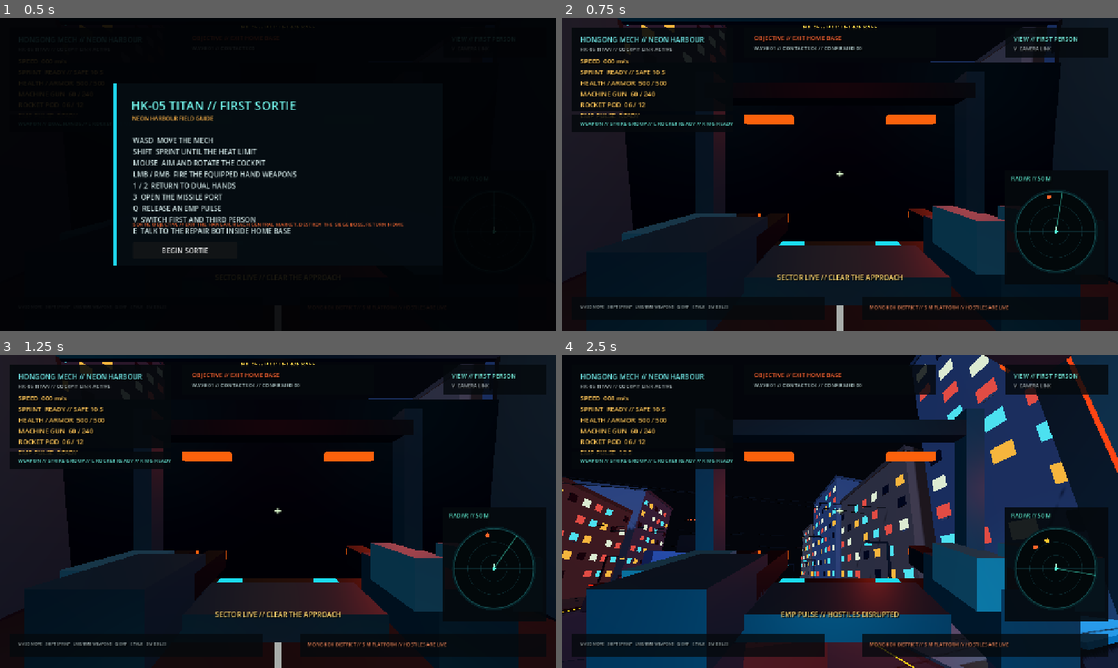
Above: before the commit, frames 1-4 (two rows, left to right).
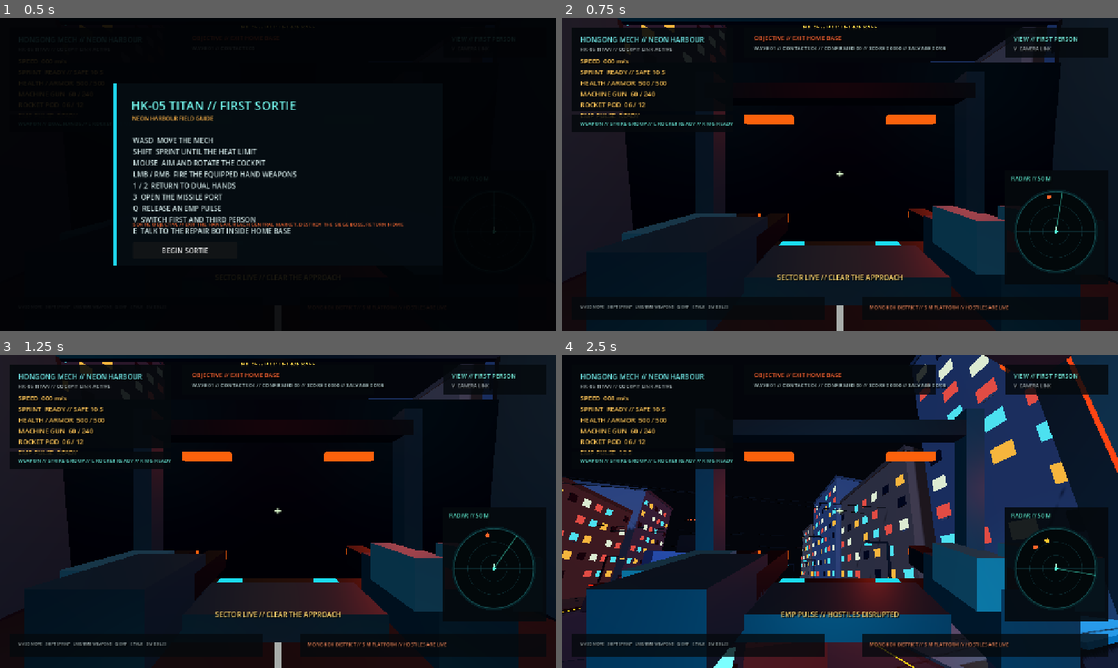
Above: after the commit, the same moments.

Repository: ChunFungYip/Mech
Game: Godot game, scene res://scenes/Main.tscn
The game is run twice, just before and just after one commit, with the same random seed, the same clock (stepped at 60 frames per second) and the same inputs.
Inputs (mouse positions are in pixels of both pictures, inside the frame that each line leads up to):
- Up to frame 1 (0.5 s): no input
- Up to frame 2 (0.75 s): click "BEGIN SORTIE" at 0.5 s
- Up to frame 3 (1.25 s): no input
- Up to frame 4 (2.5 s): tap Enter at 1.25 s; move the mouse to (867, 511) at 1.27 s; hold Shift (boost) 1.28-2.03 s; hold W (move_forward) from 1.28 s (still down); move the mouse to (812, 511) at 2.02 s; tap Q (emp_pulse) at 2.1 s

Frame 1 is identical in both runs. In frame 2, 0.1% of the frame differs, in the area x 54-69%, y 9-11%; in frame 3, 0.1%; in frame 4, 0.3%, in the area x 27-70%, y 9-100%.

Commit message:
Complete roadmap gameplay integration
Co-authored-by: ChunFungYip <135631494+ChunFungYip@users.noreply.github.com>

Diff:
--- a/scripts/EnemyMech.gd
+++ b/scripts/EnemyMech.gd
@@ -557,7 +557,10 @@
         var current := collider
         while current != null:
             if current == target:
-                target.call("take_damage", attack_damage, hit_position)
+                var coordinated_damage := attack_damage
+                if game != null and game.has_method("get_enemy_coordination_bonus"):
+                    coordinated_damage *= 1.0 + float(game.call("get_enemy_coordination_bonus", self))
+                target.call("take_damage", coordinated_damage, hit_position)
                 break
             current = current.get_parent()
     if game != null and game.has_method("spawn_tracer"):
--- a/scripts/GameHUD.gd
+++ b/scripts/GameHUD.gd
@@ -200,7 +200,7 @@
 	var contacts := int(game.call("get_enemy_count"))
 	var kills := int(game.get("kills"))
 	_objective_label.text = str(game.call("get_mission_objective"))
-	_wave_label.text = "WAVE %02d // CONTACTS %02d // CONFIRMED %02d" % [wave, contacts, kills]
+	_wave_label.text = "WAVE %02d // CONTACTS %02d // CONFIRMED %02d // SCORE %05d // SALVAGE %s" % [wave, contacts, kills, int(game.call("get_mission_score")), str(game.call("get_salvage_status"))]
 	_view_label.text = "VIEW // " + ("FIRST PERSON" if player.get("first_person") == true else "THIRD PERSON")
 	if _message_timer > 0.0:
 		_message_timer = maxf(_message_timer - delta, 0.0)
--- a/scripts/Main.gd
+++ b/scripts/Main.gd
@@ -56,12 +56,23 @@
 var _wave_clear_announced: bool = false
 var _kill_streak: int = 0
 var _kill_streak_timer: float = 0.0
+var mission_variant: int = 0
+var mission_progress: float = 0.0
+var mission_score: int = 0
+var challenge_mode: bool = false
+var new_game_plus: int = 0
+var cosmetic_theme: StringName = &"neon"
+var _salvage_collected: int = 0
+var _salvage_nodes: Array[Node3D] = []
 
 const KILL_STREAK_WINDOW_SECONDS: float = 6.0
 const KILL_STREAK_BONUS_PER_KILL: int = 25
 const KILL_STREAK_DISPLAY_THRESHOLD: int = 2
 const CITY_CONTRACT_ENCOUNTERS_REQUIRED: int = 3
 const CITY_CONTRACT_REWARD: int = 300
+const MISSION_VARIANT_NAMES: Array[String] = ["CONVOY DEFENSE", "AREA HOLD", "EXTRACTION", "TERMINAL HACK"]
+const MISSION_VARIANT_REWARDS: Array[int] = [450, 500, 550, 600]
+const SALVAGE_REWARD: int = 125
 
 const RANDOM_CITY_SPAWN_POINT_COUNT: int = 8
 const RANDOM_CITY_SPAWN_TRIGGER_DISTANCE: float = 20.0
@@ -74,6 +85,9 @@
 const RANDOM_CITY_SPAWN_Z_MAX: float = 16.0
 
 func _ready() -> void:
+	mission_variant = maxi(int(UpgradeManager.campaign_mission) - 1, 0) % MISSION_VARIANT_NAMES.size()
+	challenge_mode = UpgradeManager.campaign_completed > 0
+	new_game_plus = maxi(UpgradeManager.campaign_completed - 1, 0)
 	_build_environment()
 	SettingsManager.difficulty_changed.connect(_on_difficulty_changed)
 	district = HongKongDistrictScript.new()
@@ -90,6 +104,7 @@
 	_spawn_mission_overlay()
 	_spawn_tutorial_overlay()
 	_spawn_repair_bot()
+	_spawn_world_content()
 	_spawn_wave()
 
 func _build_environment() -> void:
@@ -178,6 +193,7 @@
 	_update_boss_area()
 	_update_home_base_door()
 	_check_random_city_spawn_points()
+	_update_optional_objectives(delta)
 	if not _boss_defeated and not _mission_complete and get_enemy_count() == 0:
 		if not _wave_clear_announced:
 			_wave_clear_announced = true
@@ -230,12 +246,15 @@
 			hud.call("_on_announcement", "SORTIE LIVE // REACH CENTRAL MARKET")
 	if _boss_defeated and not _mission_complete and _horizontal_distance_from_hangar(player.global_position) < 22.0:
 		_mission_complete = true
+		var authored_reward := MISSION_VARIANT_REWARDS[mission_variant % MISSION_VARIANT_REWARDS.size()]
+		UpgradeManager.add_credits(authored_reward)
+		mission_score += authored_reward
 		AudioManager.play_sound(&"mission_complete", player.global_position, 1.0)
 		if UpgradeManager.has_method("record_mission_complete"):
 			UpgradeManager.call("record_mission_complete", 1)
 		save_game()
 		if hud != null and hud.has_method("_on_announcement"):
-			hud.call("_on_announcement", "MISSION COMPLETE // RETURNED TO HOME BASE")
+			hud.call("_on_announcement", "MISSION COMPLETE // %s // +%d CREDITS // SCORE %05d" % [MISSION_VARIANT_NAMES[mission_variant], authored_reward, mission_score])
 		if mission_overlay != null and mission_overlay.has_method("show_complete"):
 			mission_overlay.call("show_complete")
 
@@ -293,6 +312,37 @@
 		if hud != null and hud.has_method("_on_announcement"):
 			hud.call_deferred("_on_announcement", "CITY CONTRACT COMPLETE // +%d CREDITS" % CITY_CONTRACT_REWARD)
 
+func _spawn_world_content() -> void:
+	for index in 5:
+		var salvage := MeshInstance3D.new()
+		var mesh := BoxMesh.new()
+		mesh.size = Vector3(0.8, 0.8, 0.8)
+		salvage.mesh = mesh
+		salvage.position = Vector3(-11.0 + float(index) * 5.5, 0.45, 24.0 - float(index % 2) * 9.0)
+		var material := StandardMaterial3D.new()
+		material.albedo_color = Color(0.12, 0.86, 0.90)
+		material.emission_enabled = true
+		material.emission = material.albedo_color
+		material.emission_energy_multiplier = 3.0
+		salvage.material_override = material
+		add_child(salvage)
+		_salvage_nodes.append(salvage)
+
+func _update_optional_objectives(delta: float) -> void:
+	if not _mission_deployed or _mission_complete or _boss_defeated:
+		return
+	for salvage in _salvage_nodes:
+		if salvage == null or not is_instance_valid(salvage) or salvage.visible == false:
+			continue
+		if player.global_position.distance_to(salvage.global_position) < 2.4:
+			salvage.visible = false
+			_salvage_collected += 1
+			mission_score += 250
+			UpgradeManager.add_credits(SALVAGE_REWARD)
+			if hud != null and hud.has_method("_on_announcement"):
+				hud.call("_on_announcement", "SALVAGE RECOVERED // +%d CREDITS" % SALVAGE_REWARD)
+	mission_progress = clampf(mission_progress + delta * 0.002, 0.0, 1.0)
+
 func _spawn_enemy(spawn_position: Vector3, encounter_name: String, enemy_type: int = ENEMY_TYPE_HEAVY) -> Node3D:
 	_enemy_spawn_serial += 1
 	var enemy: Node3D = EnemyMechScript.new()
@@ -338,6 +388,15 @@
 			away_from_hangar = Vector3(0.0, 0.0, -1.0)
 		target_position = HANGAR_SAFE_CENTER + away_from_hangar.normalized() * HANGAR_NO_ENEMY_RADIUS
 	return target_position
+
+func get_enemy_coordination_bonus(enemy: Node3D) -> float:
+	var nearby := 0
+	for hostile in get_tree().get_nodes_in_group("enemy_mechs"):
+		if hostile == enemy or hostile.get("is_boss") == true:
+			continue
+		if hostile.global_position.distance_to(enemy.global_position) < 14.0:
+			nearby += 1
+	return minf(float(nearby) * 0.08, 0.24)
 
 func _keep_enemies_out_of_hangar() -> void:
 	for enemy in get_tree().get_nodes_in_group("enemy_mechs"):
@@ -465,6 +524,13 @@
 		"kills": kills,
 		"city_spawn_triggered": triggered_points,
 		"random_encounters_triggered": _random_encounters_triggered,
+		"mission_variant": mission_variant,
+		"mission_progress": mission_progress,
+		"mission_score": mission_score,
+		"salvage_collected": _salvage_collected,
+		"challenge_mode": challenge_mode,
+		"new_game_plus": new_game_plus,
+		"cosmetic_theme": String(cosmetic_theme),
 		"next_wave_timer": _next_wave_timer,
 		"wave_clear_announced": _wave_clear_announced,
 		"enemies": enemy_states,
@@ -494,6 +560,13 @@
 	wave = maxi(int(state.get("wave", 1)), 1)
 	kills = maxi(int(state.get("kills", 0)), 0)
 	_random_encounters_triggered = maxi(int(state.get("random_encounters_triggered", 0)), 0)
+	mission_variant = clampi(int(state.get("mission_variant", mission_variant)), 0, MISSION_VARIANT_NAMES.size() - 1)
+	mission_progress = clampf(float(state.get("mission_progress", 0.0)), 0.0, 1.0)
+	mission_score = maxi(int(state.get("mission_score", 0)), 0)
+	_salvage_collected = maxi(int(state.get("salvage_collected", 0)), 0)
+	challenge_mode = state.get("challenge_mode", challenge_mode) == true
+	new_game_plus = maxi(int(state.get("new_game_plus", new_game_plus)), 0)
+	cosmetic_theme = StringName(str(state.get("cosmetic_theme", String(cosmetic_theme))))
 	_next_wave_timer = maxf(float(state.get("next_wave_timer", 0.0)), 0.0)
 	_wave_clear_announced = state.get("wave_clear_announced", false) == true
 	_city_spawn_triggered.clear()
@@ -557,6 +630,12 @@
 	wave = 1
 	kills = 0
 	_city_spawn_triggered.fill(false)
+	mission_progress = 0.0
+	mission_score = 0
+	_salvage_collected = 0
+	for salvage in _salvage_nodes:
+		if salvage != null and is_instance_valid(salvage):
+			salvage.visible = true
 	_random_encounters_triggered = 0
 	_city_contract_complete = false
 	_clear_combat_units()
@@ -619,11 +698,35 @@
 		var contract_text := " // CONTRACT %02d/%02d" % [_random_encounters_triggered, CITY_CONTRACT_ENCOUNTERS_REQUIRED]
 		if _city_contract_complete:
 			contract_text = " // CONTRACT COMPLETE"
-		return "OBJECTIVE // REACH CENTRAL MARKET%s" % contract_text
+		var variant := MISSION_VARIANT_NAMES[mission_variant % MISSION_VARIANT_NAMES.size()]
+		return "OBJECTIVE // %s // REACH CENTRAL MARKET%s" % [variant, contract_text]
 	return "OBJECTIVE // RETURN TO HOME BASE"
+
+func get_mission_briefing() -> String:
+	var variant := MISSION_VARIANT_NAMES[mission_variant % MISSION_VARIANT_NAMES.size()]
+	return "%s // %d CREDIT AUTHORED CONTRACT" % [variant, MISSION_VARIANT_REWARDS[mission_variant % MISSION_VARIANT_REWARDS.size()]]
+
+func get_mission_score() -> int:
+	return mission_score
+
+func get_salvage_status() -> String:
+	return "%02d/05" % _salvage_collected
+
+func set_challenge_mode(enabled: bool) -> void:
+	challenge_mode = enabled
+	if enabled:
+		SettingsManager.set_difficulty(2)
+
+func start_new_game_plus() -> void:
+	new_game_plus += 1
+	UpgradeManager.add_credits(500)
+	restart_mission()
+	if hud != null and hud.has_method("_on_announcement"):
+		hud.call("_on_announcement", "NEW GAME PLUS %02d // ENEMY THREAT INCREASED" % new_game_plus)
 
 func _on_enemy_died(_enemy: Node) -> void:
 	kills += 1
+	mission_score += 100 + _kill_streak * 25
 	_kill_streak = _kill_streak + 1 if _kill_streak_timer > 0.0 else 1
 	_kill_streak_timer = KILL_STREAK_WINDOW_SECONDS
 	var reward := 100 + (_kill_streak - 1) * KILL_STREAK_BONUS_PER_KILL
--- a/scripts/UpgradeManager.gd
+++ b/scripts/UpgradeManager.gd
@@ -11,10 +11,13 @@
 signal credits_changed(value: int)
 signal weapon_group_changed(group_id: StringName)
 signal mech_tuning_changed(tuning_id: StringName)
+signal cosmetic_changed(theme_id: StringName)
 
 var credits: int = DEFAULT_CREDITS
 var weapon_group: StringName = &"strike"
 var mech_tuning: StringName = &"balanced"
+var cosmetic_theme: StringName = &"neon"
+var upgrade_branch: StringName = &"strike"
 var active_slot: int = 1
 var campaign_mission: int = 1
 var campaign_completed: int = 0
@@ -45,6 +48,12 @@
     var saved_tuning := StringName(str(config.get_value("profile", "mech_tuning", "balanced")))
     if saved_tuning == &"balanced" or saved_tuning == &"heavy" or saved_tuning == &"mobile":
         mech_tuning = saved_tuning
+    var saved_theme := StringName(str(config.get_value("profile", "cosmetic_theme", "neon")))
+    if saved_theme == &"neon" or saved_theme == &"amber" or saved_theme == &"arctic":
+        cosmetic_theme = saved_theme
+    var saved_branch := StringName(str(config.get_value("profile", "upgrade_branch", "strike")))
+    if saved_branch == &"strike" or saved_branch == &"support":
+        upgrade_branch = saved_branch
     for upgrade_id in upgrade_levels.keys():
         var saved_level := int(config.get_value("upgrades", str(upgrade_id), 0))
         upgrade_levels[upgrade_id] = clampi(saved_level, 0, get_upgrade_max_level(StringName(str(upgrade_id))))
@@ -63,6 +72,8 @@
     config.set_value("profile", "credits", credits)
     config.set_value("profile", "weapon_group", String(weapon_group))
     config.set_value("profile", "mech_tuning", String(mech_tuning))
+    config.set_value("profile", "cosmetic_theme", String(cosmetic_theme))
+    config.set_value("profile", "upgrade_branch", String(upgrade_branch))
     for upgrade_id in upgrade_levels.keys():
         config.set_value("upgrades", str(upgrade_id), upgrade_levels[upgrade_id])
     config.set_value("campaign", "active_slot", active_slot)
@@ -216,6 +227,29 @@
     save_profile()
     mech_tuning_changed.emit(mech_tuning)
     profile_changed.emit()
+
+func set_cosmetic_theme(theme_id: StringName) -> void:
+    if theme_id != &"neon" and theme_id != &"amber" and theme_id != &"arctic":
+        return
+    cosmetic_theme = theme_id
+    save_profile()
+    cosmetic_changed.emit(cosmetic_theme)
+    profile_changed.emit()
+
+func set_upgrade_branch(branch_id: StringName) -> void:
+    if branch_id != &"strike" and branch_id != &"support":
+        return
+    upgrade_branch = branch_id
+    save_profile()
+    profile_changed.emit()
+
+func get_cosmetic_theme_name() -> String:
+    match cosmetic_theme:
+        &"amber":
+            return "AMBER // MARKET GUARD"
+        &"arctic":
+            return "ARCTIC // HARBOUR WATCH"
+    return "NEON // TITAN STANDARD"
 
 func get_upgrade_definition(upgrade_id: StringName) -> Dictionary:
     match upgrade_id:
Not shown, changed: docs/enhancement_report_20260808.md
